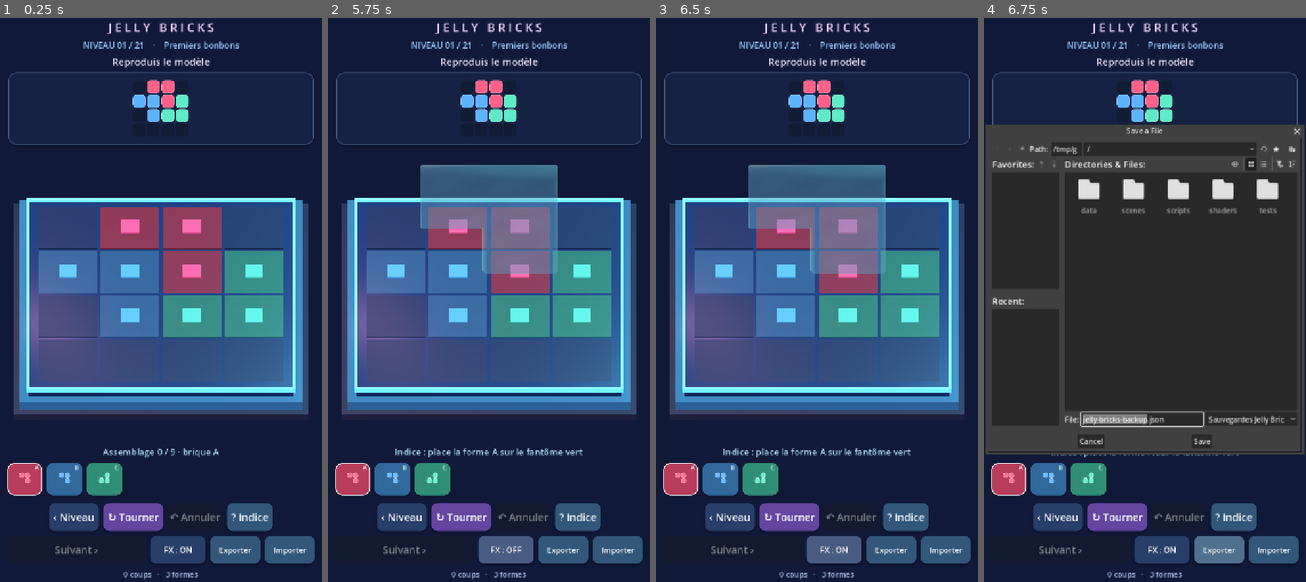
Above: before the commit, frames 1-4 (left to right).
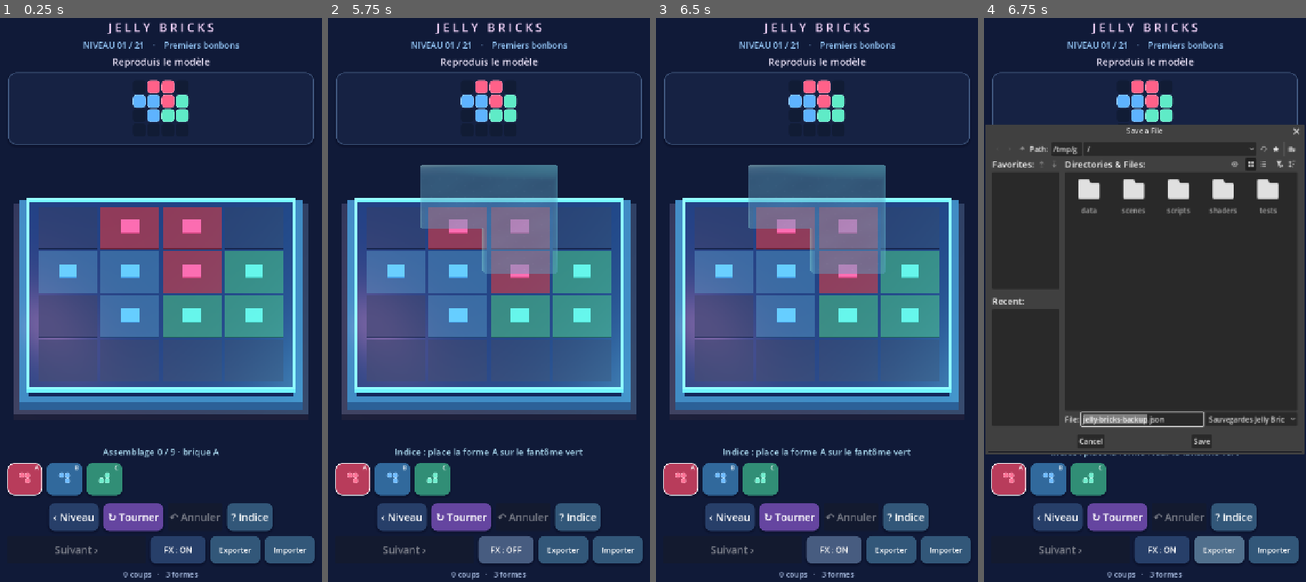
Above: after the commit, the same moments.

Repository: dbrckk/Jelly-bricks
Game: Godot game, scene res://scenes/main.tscn
Same seed, same stepped clock (60 frames per second), same inputs: the game is played once before the commit and once after it.
Inputs (mouse positions are in pixels of both pictures, inside the frame that each line leads up to):
- Up to frame 1 (0.25 s): no input
- Up to frame 2 (5.75 s): click (353, 480) at 0.52 s; click (392, 480) at 1.27 s; click (431, 480) at 2.02 s; click "‹ Niveau" at 2.75 s; click "↻ Tourner" at 3.5 s; click "? Indice" at 4.25 s; click "FX : ON" at 5 s
- Up to frame 3 (6.5 s): click "FX : OFF" at 5.75 s
- Up to frame 4 (6.75 s): click "Exporter" at 6.5 s

Frames 1-3 are identical in both runs. In frame 4, 0.4% of the frame differs, in the area x 29-99%, y 19-77%.

Commit message:
fix(android): preserve pre-import recovery separately from rolling autosave backup

Diff:
--- a/native-godot/scripts/game_root.gd
+++ b/native-godot/scripts/game_root.gd
@@ -15,6 +15,7 @@
 const SAVE_FILE := "user://jelly-native-progress.json"
 const BACKUP_SAVE_FILE := SAVE_FILE + ".bak"
 const TEMP_SAVE_FILE := SAVE_FILE + ".tmp"
+const PRE_IMPORT_SAVE_FILE := SAVE_FILE + ".before-import.bak"
 
 var levels: Array = []
 var current_level: int = 0
@@ -410,7 +411,7 @@
     pending_import = parsed["progress"]
     import_confirmation.dialog_text = ("Cette sauvegarde contient %d niveaux débloqués et %d parties.\n"
         + "Restaurer remplacera la progression locale actuelle.\n"
-        + "Une copie locale de secours sera conservée.") % [
+        + "Une copie de l’ancienne partie sera conservée.") % [
         int(pending_import["unlocked"]) + 1, pending_import["sessions"].size()]
     import_confirmation.popup_centered(Vector2i(560, 270))
 
@@ -433,7 +434,7 @@
     if FileAccess.file_exists(SAVE_FILE):
         var existing: Dictionary = _read_json_dictionary(SAVE_FILE)
         if not existing.has("unlocked") or DirAccess.copy_absolute(
-                SAVE_FILE, BACKUP_SAVE_FILE) != OK:
+                SAVE_FILE, PRE_IMPORT_SAVE_FILE) != OK:
             return false
     var temp := FileAccess.open(TEMP_SAVE_FILE, FileAccess.WRITE)
     if temp == null:
